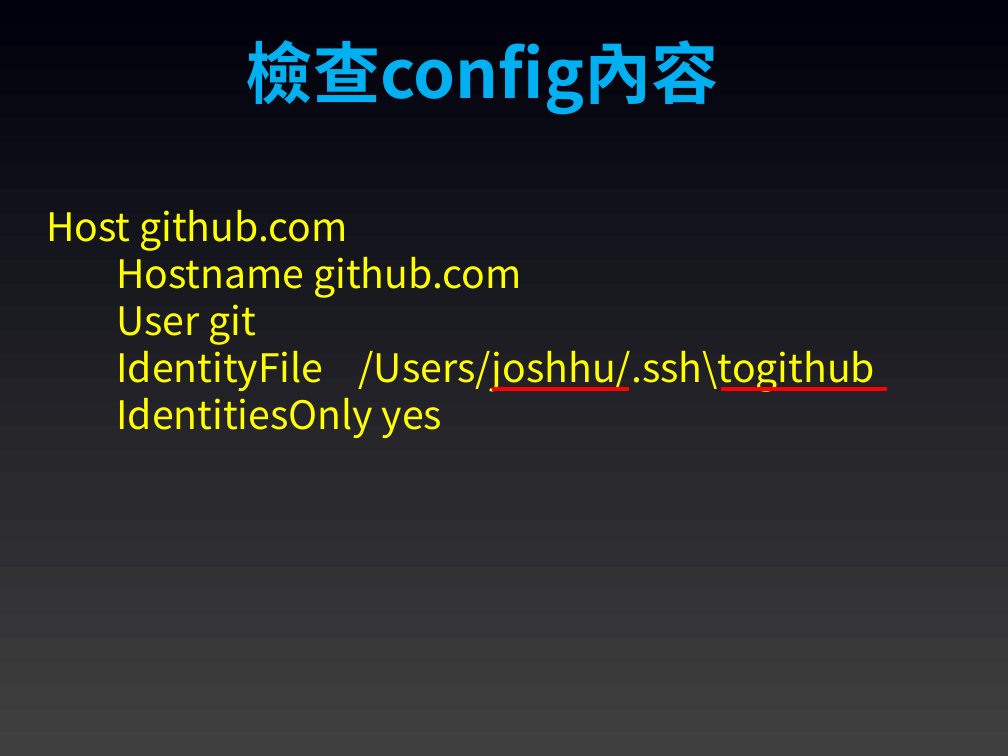
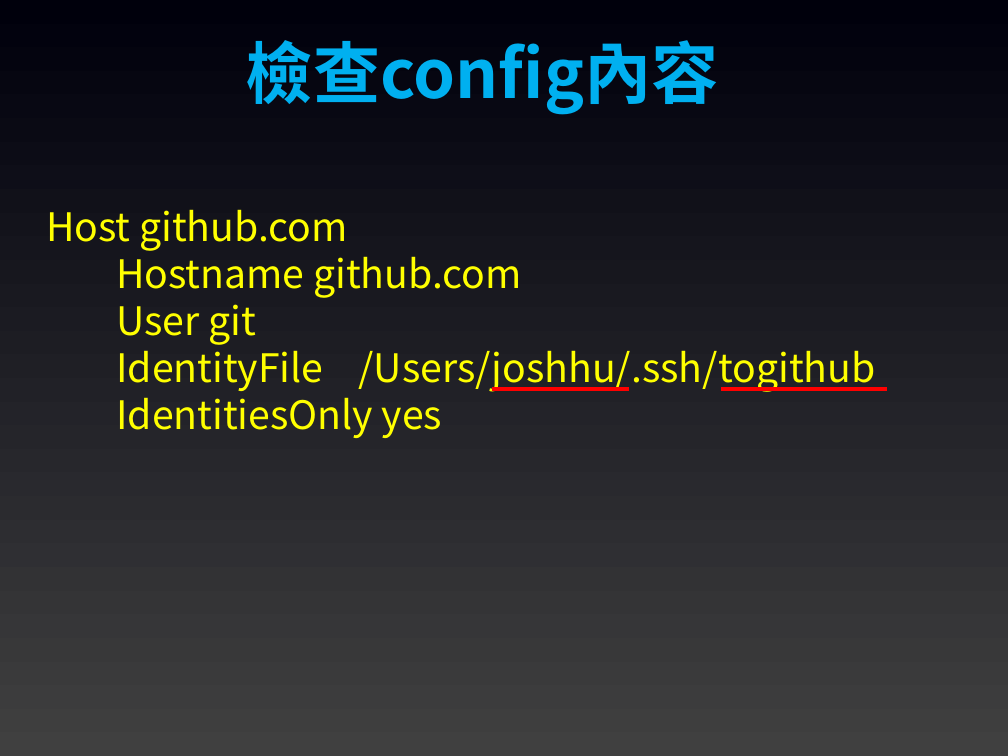
Before and after one commit to joshhu/sculinebot2026-course, a slide deck: slide 101 of Slides/02. 開發環境安裝及測試.pptx. Drawn at 1008x756 pixels with LibreOffice and Linux fonts; fonts in the diff are those of the drawing. Boxes give left, top, right and bottom in pixels: in the first picture for what was removed or moved away, otherwise in the second. Text is boxed around its words. In the diff, an @@ line names an element or a change of style, - is before the commit and + after.

```diff
--- a/Slides/02. 開發環境安裝及測試.pptx
+++ b/Slides/02. 開發環境安裝及測試.pptx
@@ text at (116,342,876,392): text changed @@
-IdentityFile /Users/joshhu/.ssh\togithub
+IdentityFile /Users/joshhu/.ssh/togithub
```
Also in this commit, not shown: 1 other slide changed, 16 other files.
